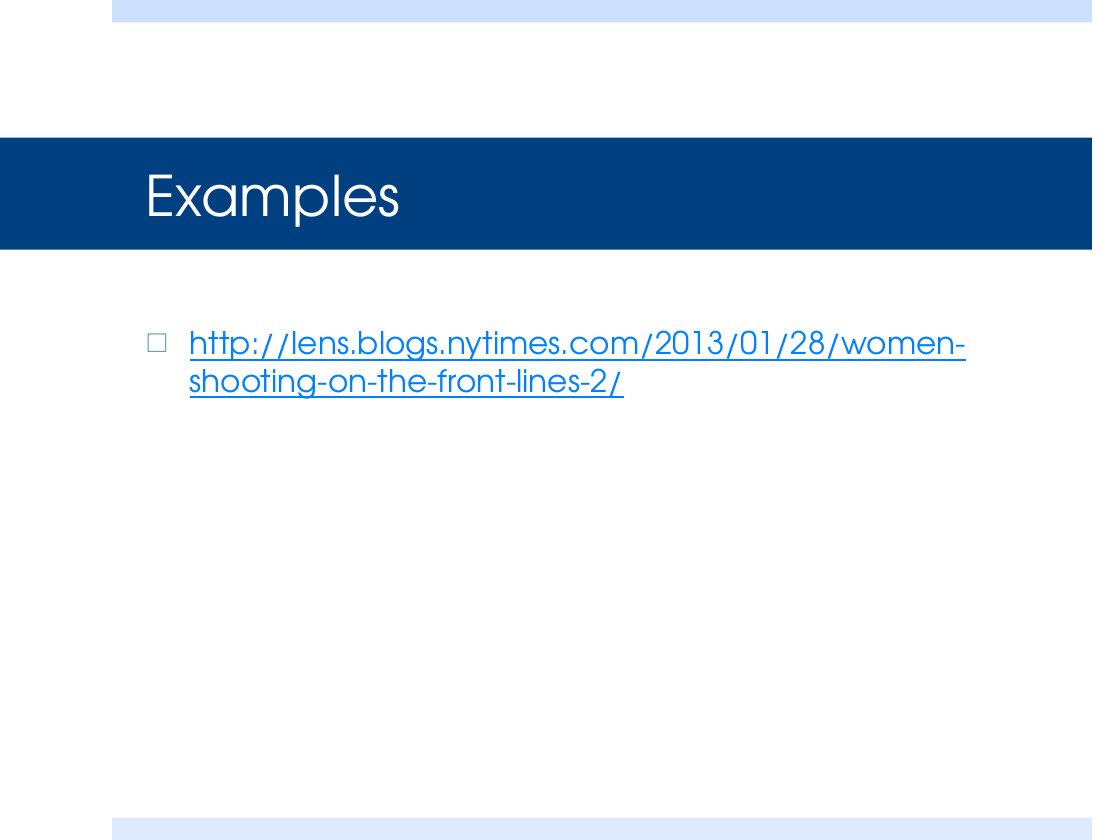
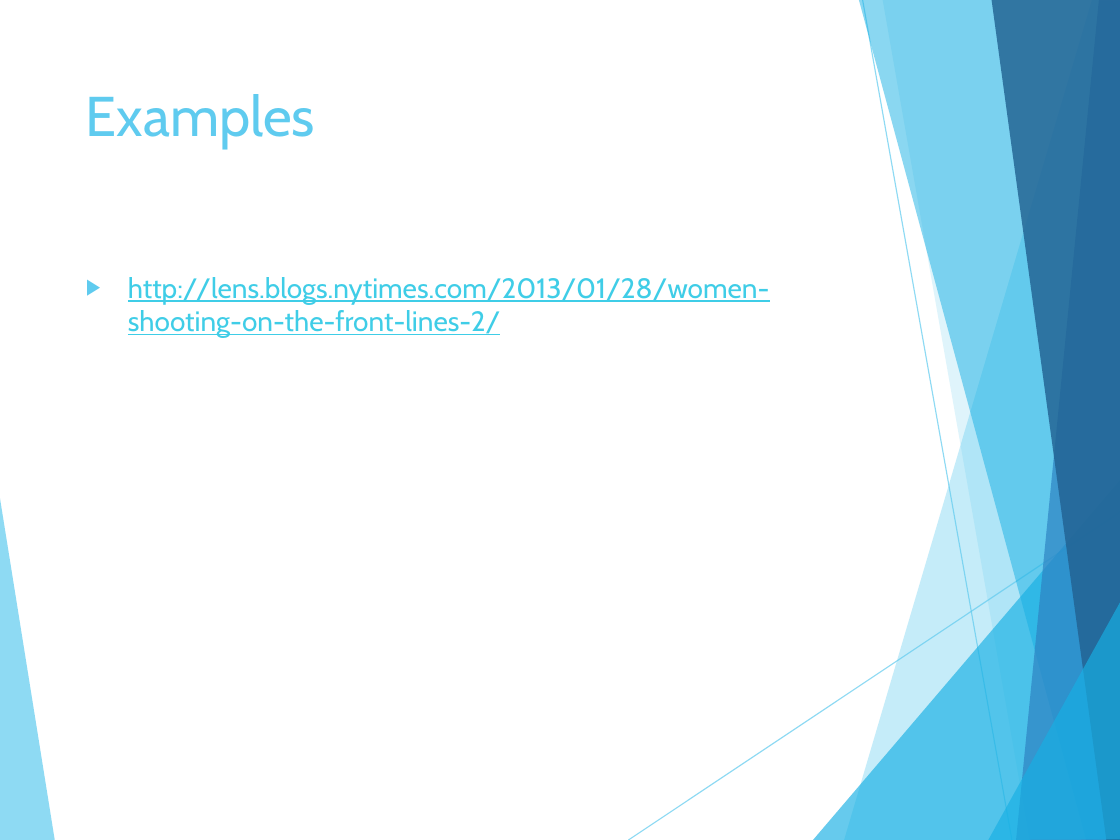
Before and after one commit to steven-king/mj487, a slide deck: slide 16 of Class08_sliders/EditingForClicks.pptx. Drawn at 1120x840 pixels with LibreOffice and Linux fonts; fonts in the diff are those of the drawing. Boxes give left, top, right and bottom in pixels: in the first picture for what was removed or moved away, otherwise in the second. Text is boxed around its words. In the diff, an @@ line names an element or a change of style, - is before the commit and + after.

```diff
--- a/Class08_sliders/EditingForClicks.pptx
+++ b/Class08_sliders/EditingForClicks.pptx
@@ rectangle removed at (112, 0, 1092, 22) @@
@@ title "Examples": place and size @@
-title "Examples" at (0, 138, 1092, 250)
+title "Examples" at (86, 94, 315, 148)
@@ title "Examples" at (86, 94, 315, 148): font TeX Gyre Adventor to Cabin, text colour #FFFFFF to #5FCBEF; vertical alignment middle to top; fill #004080 to none @@
@@ text "http://lens.blogs.nytimes.com/2013/01/28/women-shooting-on-t ...": place and size @@
-text "http://lens.blogs.nytimes.com/2013/01/28/women-shooting-on-t ..." at (190, 330, 966, 399)
+text "http://lens.blogs.nytimes.com/2013/01/28/women-shooting-on-t ..." at (128, 277, 770, 338)
@@ text "http://lens.blogs.nytimes.com/2013/01/28/women-shooting-on-t ..." at (128, 277, 770, 338): size 20 to 18 pt, font TeX Gyre Adventor to Cabin, text colour #0080FF to #3FCDE7; bullet □ to ▶; less space between paragraphs; bullet colour #629DD1 to #5FCBEF @@
@@ group added at (0, 0, 1120, 840): 8 freeform shapes, 2 lines @@
@@ rectangle removed at (112, 818, 1092, 840) @@
```
Also in this commit, not shown: 19 other slides changed, 5 slides added, 5 slides removed, 2 other files.
